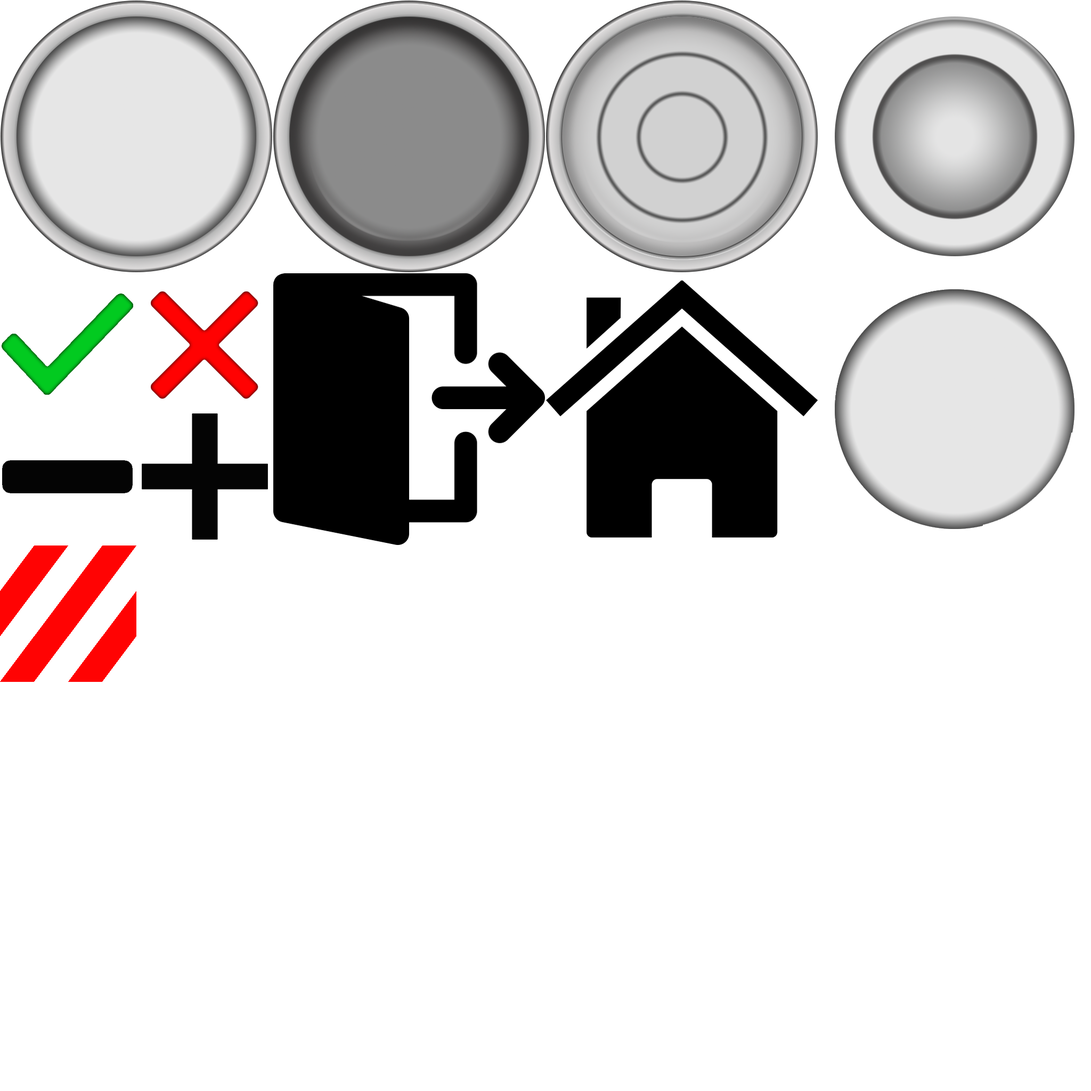
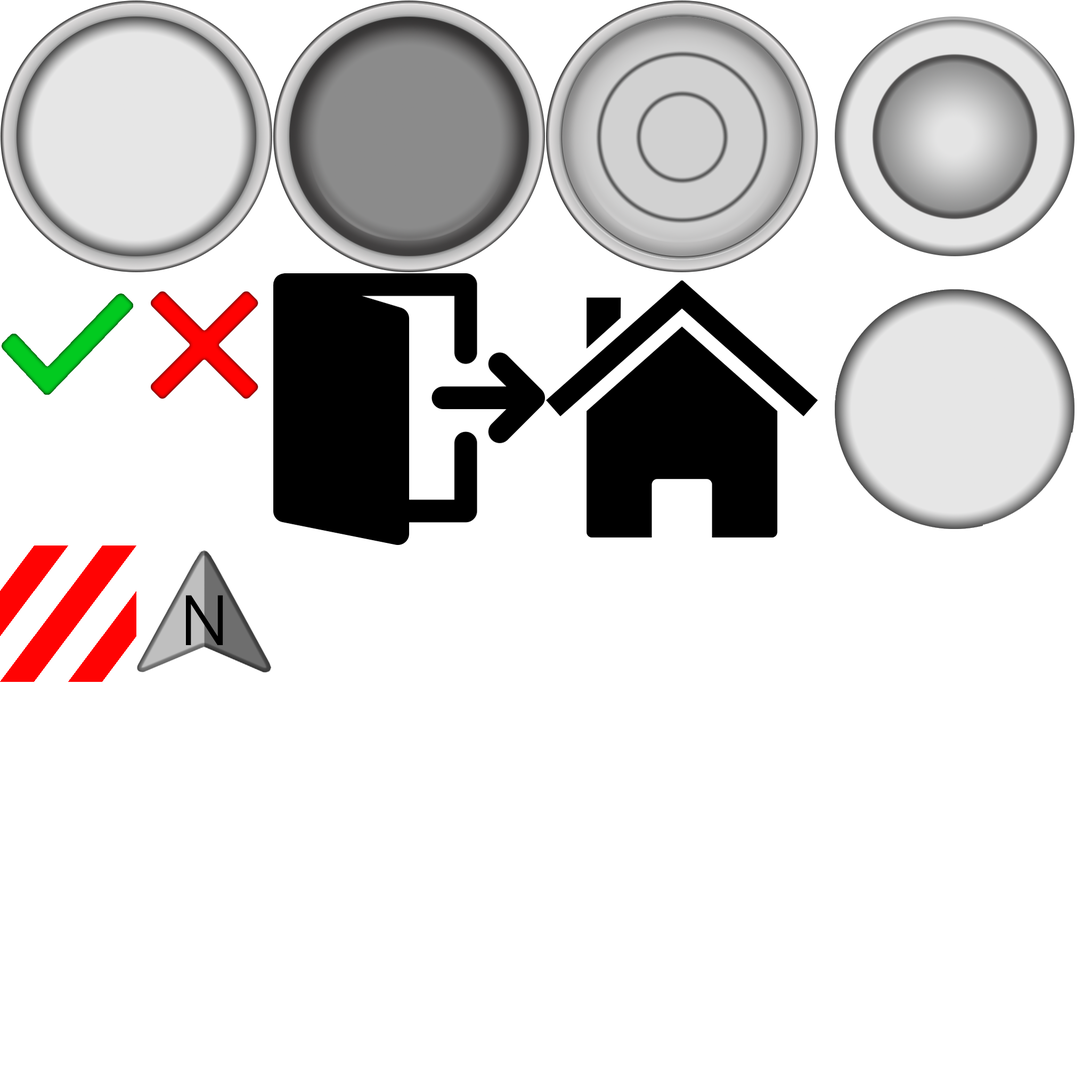
Two versions of the same layered image (1091×1091). Layer-by-layer changes:
added layer "Layer 4" above "Plus" over [102, 413, 269, 568]
added layer "Layer 3" above "Minus" over [2, 460, 187, 494]
added layer "N" above "Layer 2" over [186, 595, 224, 646]
added layer "Layer 2" above "Arrow" over [136, 529, 272, 674]
added layer "Arrow" above "Button_CirclePressed" over [136, 550, 272, 674]
